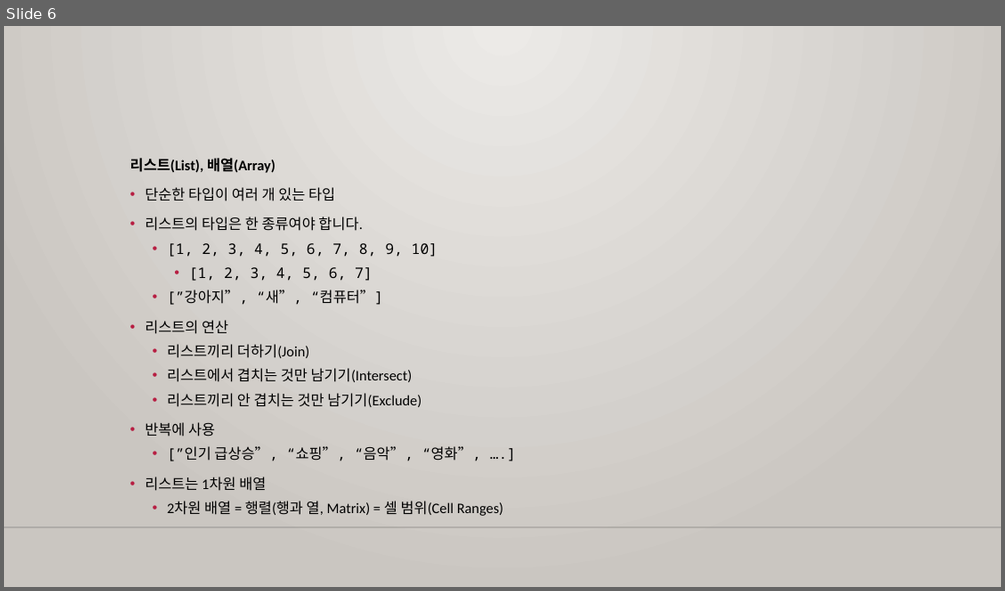
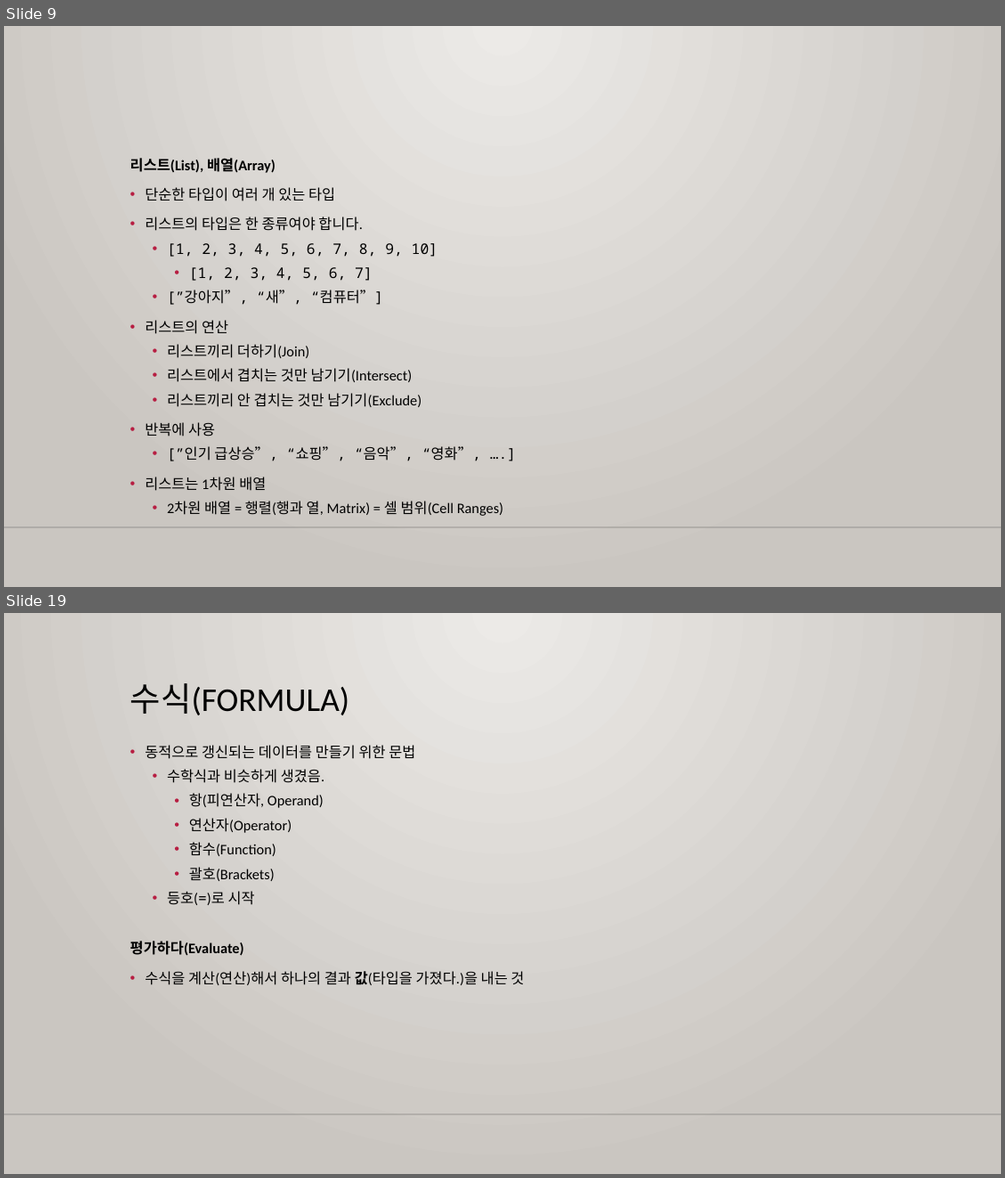
Before and after one commit to m00nlygreat/obsidian-vault, a slide deck: 노코드 엔지니어링/구글 시트로 데이터 관리하기.pptx. Shown one above the other, each under a label of ours: slide 6 before the commit, slides 9 and 19 after it; the slides between them are not shown. The pictures are 1005x591 and 1005x1178 pixels, drawn with LibreOffice and Linux fonts; fonts in the diff are those of the drawing; background and template pictures are left out. Boxes give left, top, right and bottom in pixels: in the first picture for what was removed or moved away, otherwise in the second. Text is boxed around its words. In the diff, an @@ line names an element or a change of style, - is before the commit and + after.

Commit message:
백업 완료: 2023-11-25 23:36:40
Affected files:
.obsidian/workspace.json
노코드 엔지니어링/구글 시트로 데이터 관리하기.md
노코드 엔지니어링/구글 시트로 데이터 관리하기.pptx

```diff
--- a/노코드 엔지니어링/구글 시트로 데이터 관리하기.pptx
+++ b/노코드 엔지니어링/구글 시트로 데이터 관리하기.pptx
@@ slide 19 added at [4,613,1001,1174], background gradient #ECEAE7 to #CAC7C1; not listed: 1 template element that a slide beside it also shows @@
@@ title added at [130,683,349,715], 32 pt, text #000000 @@
+수식(FORMULA)
@@ text added at [130,745,524,985], 14 pt, text #000000 @@
+• 동적으로 갱신되는 데이터를 만들기 위한 문법
+  • 수학식과 비슷하게 생겼음.
+    • 항(피연산자, Operand)
+    • 연산자(Operator)
+    • 함수(Function)
+    • 괄호(Brackets)
+  • 등호(=)로 시작
+평가하다(Evaluate)
+• 수식을 계산(연산)해서 하나의 결과 값(타입을 가졌다.)을 내는 것
@@ what was slide 6 is now slide 9 @@
```
Also in this commit, not shown: 3 slides changed, 15 other slides added, 2 other files.
